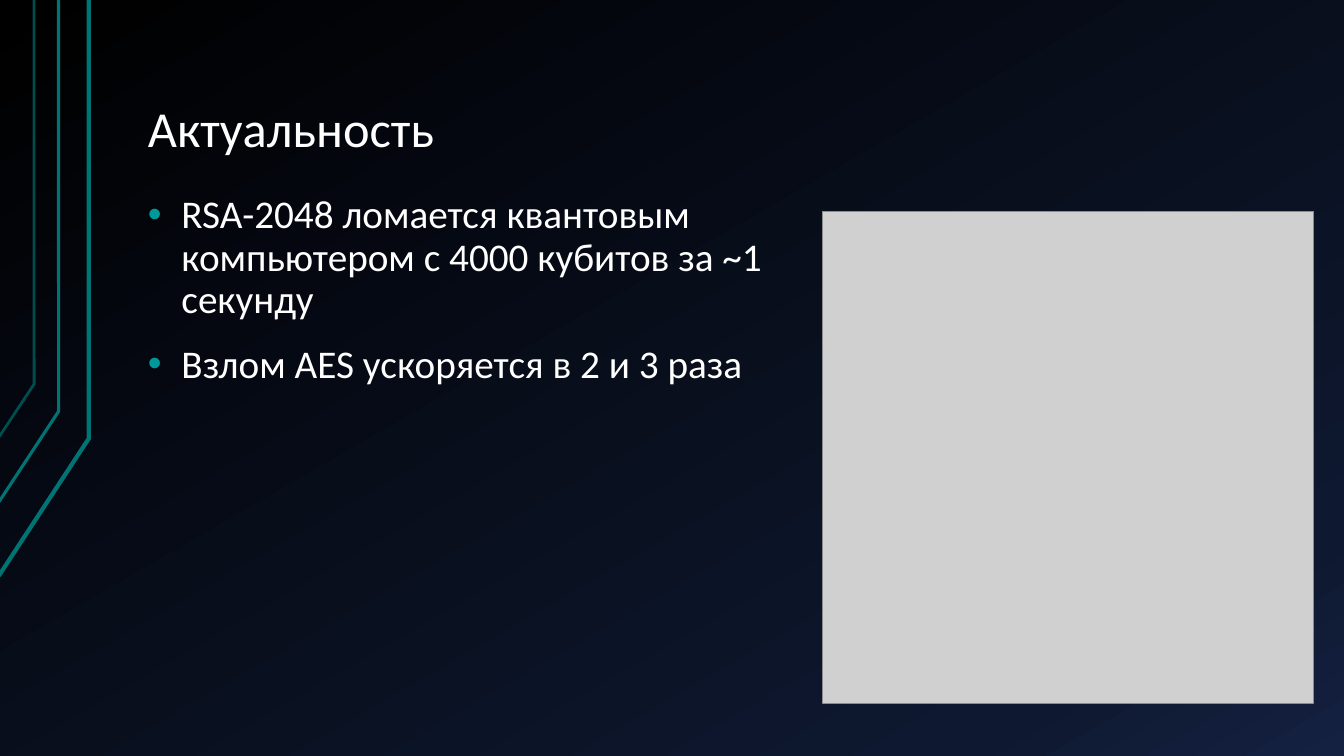
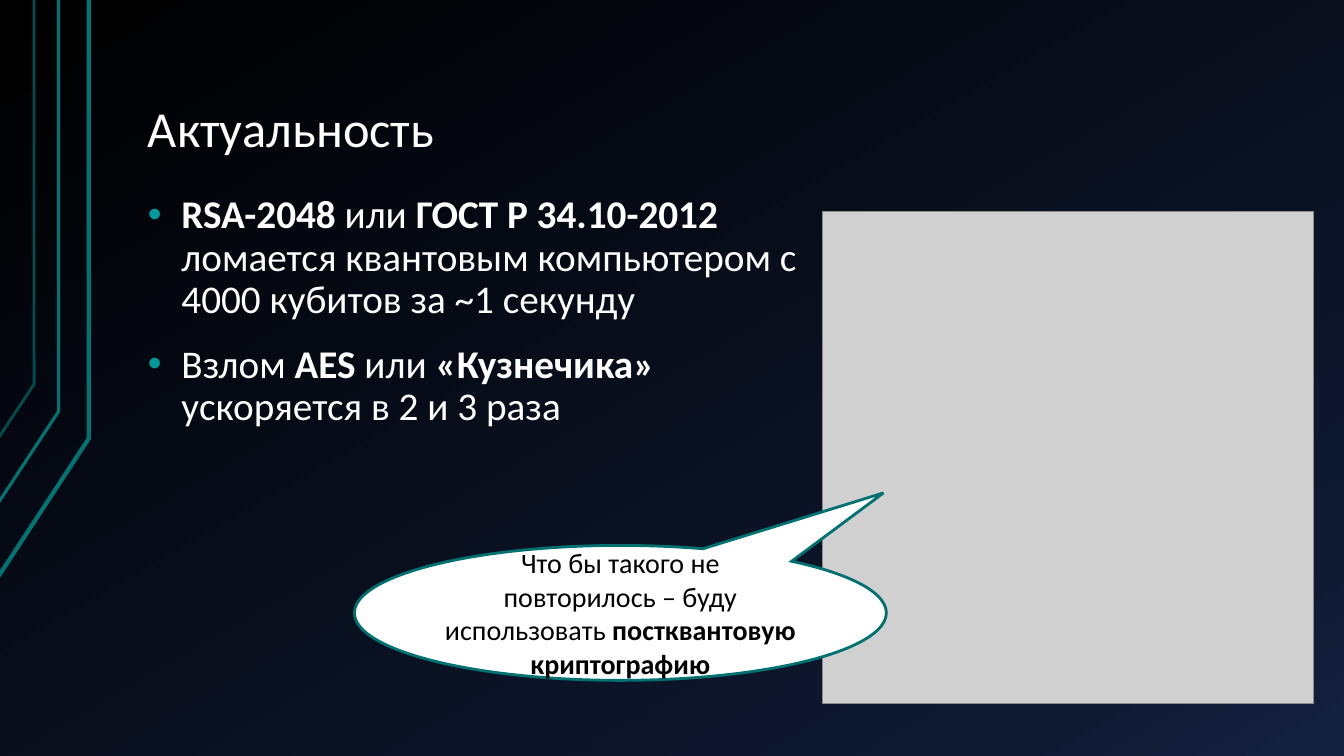
Before and after one commit to Terexi110/Teory, a slide deck: slide 5 of Постквантовая криптография KEM на решётках.pptx. Drawn at 1344x756 pixels with LibreOffice and Linux fonts; fonts in the diff are those of the drawing; grey boxes stand for pictures. Boxes give left, top, right and bottom in pixels: in the first picture for what was removed or moved away, otherwise in the second. Text is boxed around its words. In the diff, an @@ line names an element or a change of style, - is before the commit and + after.

```diff
--- a/Постквантовая криптография KEM на решётках.pptx
+++ b/Постквантовая криптография KEM на решётках.pptx
@@ text at [181, 201, 797, 427]: text changed @@
-• RSA-2048 ломается квантовым компьютером с 4000 кубитов за ~1 секунду
-• Взлом AES ускоряется в 2 и 3 раза
+• RSA-2048 или ГОСТ Р 34.10-2012 ломается квантовым компьютером с 4000 кубитов за ~1 секунду
+• Взлом AES или «Кузнечика» ускоряется в 2 и 3 раза
@@ speech bubble added at [354, 545, 886, 681], fill #FFFFFF, outline #007171 2 pt, 20 pt, text #000000 @@
+Что бы такого не повторилось – буду использовать постквантовую криптографию
```
Also in this commit, not shown: 3 other slides changed, 2 slides added, 1 slide removed, 1 other file.
